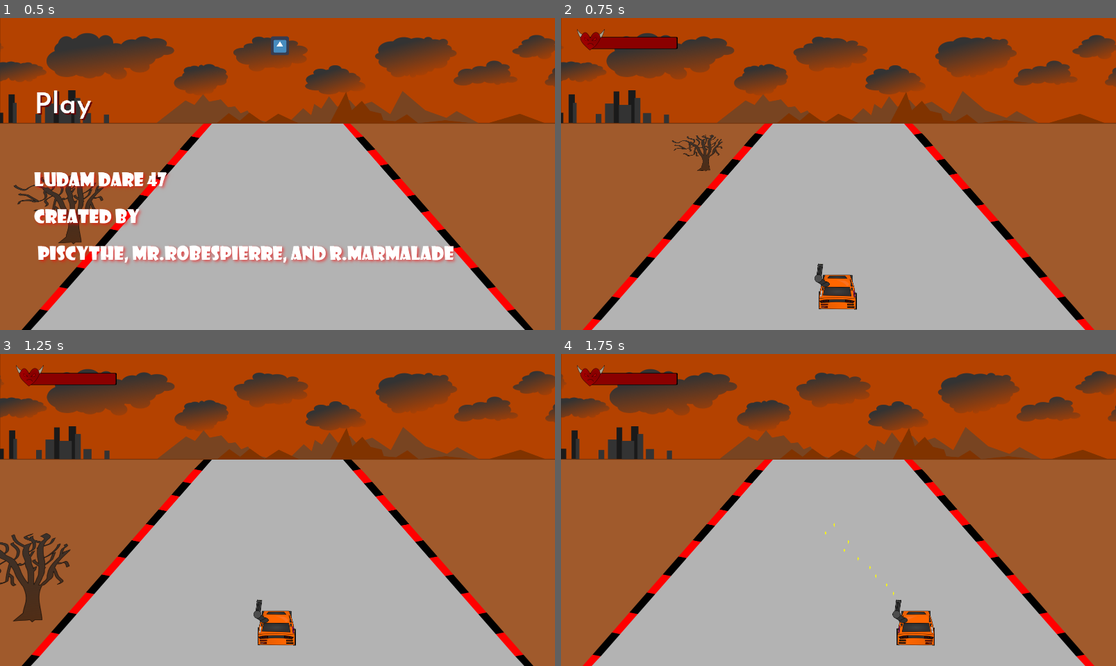
Above: before the commit, frames 1-4 (two rows, left to right).
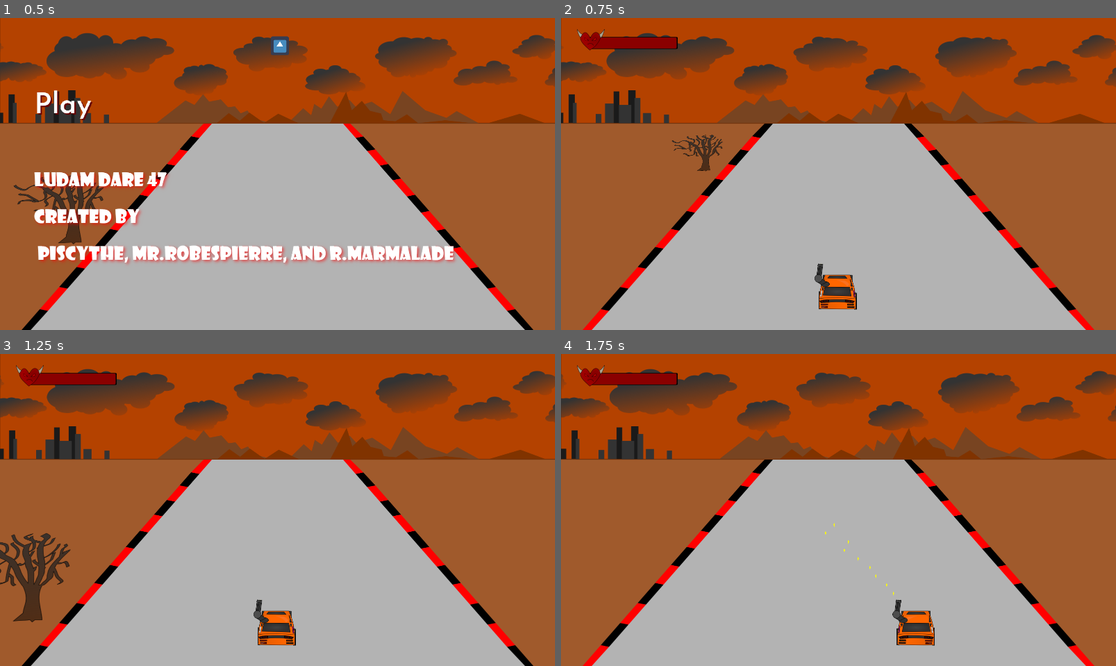
Above: after the commit, the same moments.

Repository: adambraude/LD47
Game: Godot game, scene res://test scene.tscn
Two runs of this game, one before a commit and one after it. Both use one fixed random seed, a clock stepped at 60 frames per second and the inputs below. The engine's default icon, where the game draws it, is replaced by a stand-in: a white triangle on a blue panel in a dark square.
Inputs:
- Up to frame 1 (0.5 s): no input
- Up to frame 2 (0.75 s): click "Play" at 0.5 s
- Up to frame 3 (1.25 s): no input
- Up to frame 4 (1.75 s): hold Right (ui_right) from 1.28 s (still down); hold Space (shoot) from 1.28 s (still down)

Frame 1 is identical in both runs. In frame 2, 1.4% of the frame differs, in the area x 5-95%, y 33-100%; in frame 3, 1.4%; in frame 4, 1.4%.

Commit message:
Added basic system for boss 1

Diff:
--- /dev/null
+++ b/Boss 1 Fight.gd
@@ -0,0 +1,27 @@
+extends Node
+
+
+# Declare member variables here. Examples:
+# var a = 2
+# var b = "text"
+
+
+# Called when the node enters the scene tree for the first time.
+func _ready():
+	pass # Replace with function body.
+
+
+# Called every frame. 'delta' is the elapsed time since the previous frame.
+#func _process(delta):
+#	pass
+
+func _on_Time_until_Boss_timeout():
+	get_tree().get_root().get_node("Main").find_node("EnemySpawner").removeAndStopAll()
+
+	# Method to make boss screen appear here
+	$BossScreenTimer.start()
+
+func _on_BossScreenTimer_timeout():
+	# Remove boss screen here
+	# Spawn boss code here
+	pass # Replace with function body.
--- a/Boss 1 Fight.tscn
+++ b/Boss 1 Fight.tscn
@@ -1,3 +1,16 @@
-[gd_scene format=2]
+[gd_scene load_steps=2 format=2]
+
+[ext_resource path="res://Boss 1 Fight.gd" type="Script" id=1]
 
 [node name="Boss 1 Fight" type="Node"]
+script = ExtResource( 1 )
+
+[node name="Time until Boss" type="Timer" parent="."]
+wait_time = 60.0
+
+[node name="Boss Screen" type="Sprite" parent="."]
+
+[node name="BossScreenTimer" type="Timer" parent="."]
+wait_time = 5.0
+[connection signal="timeout" from="Time until Boss" to="." method="_on_Time_until_Boss_timeout"]
+[connection signal="timeout" from="BossScreenTimer" to="." method="_on_BossScreenTimer_timeout"]
--- a/EnemySpawner.gd
+++ b/EnemySpawner.gd
@@ -29,6 +29,12 @@
 #func _process(delta):
 #	pass
 
+func removeAndStopAll():
+	$BatEnemyTimer.stop()
+	$CrabEnemyTimer.stop()
+	get_tree().call_group("crabs", "queue_free")
+	get_tree().call_group("bats", "queue_free")
+	get_tree().call_group("fireballs", "queue_free")
 
 func _on_StartTimer_timeout():
 	$BatEnemyTimer.start()
--- a/Fireball.tscn
+++ b/Fireball.tscn
@@ -16,7 +16,9 @@
 "speed": 24.0
 } ]
 
-[node name="Fireball" type="RigidBody2D"]
+[node name="Fireball" type="RigidBody2D" groups=[
+"fireballs",
+]]
 collision_layer = 2
 gravity_scale = 0.0
 linear_velocity = Vector2( 0, 800 )
--- a/Main.gd
+++ b/Main.gd
@@ -18,6 +18,7 @@
 	get_tree().call_group("bats", "queue_free")
 	$EnemySpawner/CrabEnemyTimer.stop()
 	get_tree().call_group("crabs", "queue_free")
+	get_tree().call_group("fireballs", "queue_free")
 
 func new_game():
 	$Player.start($StartPosition.position)
--- a/Main.tscn
+++ b/Main.tscn
@@ -13,7 +13,7 @@
 [node name="Background" parent="." instance=ExtResource( 1 )]
 
 [node name="Road" parent="Background" index="2"]
-frame = 1
+frame = 0
 
 [node name="StartTimer" type="Timer" parent="."]
 wait_time = 2.0
